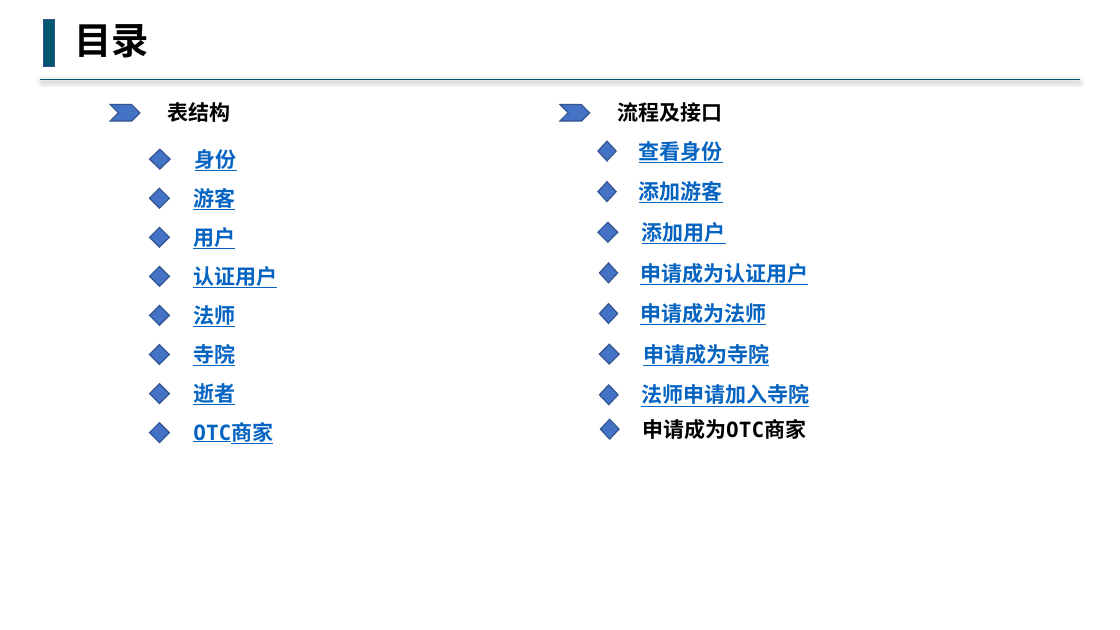
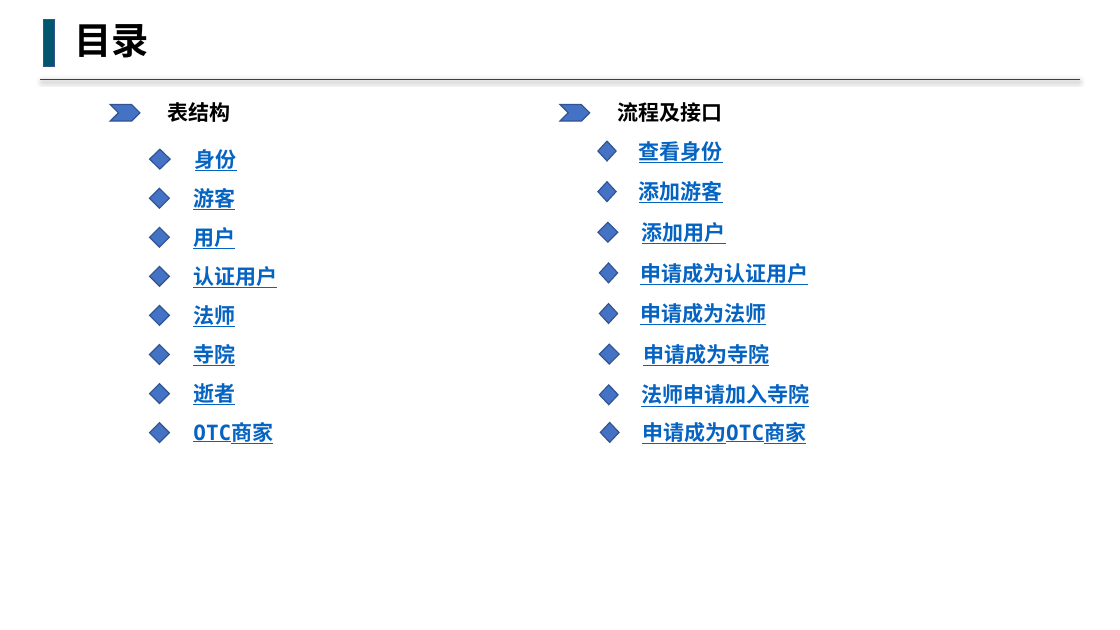
Before and after one commit to buddhachain/buddhaContract, a slide deck: slide 1 of doc/02.身份.pptx. Drawn at 1120x630 pixels with LibreOffice and Linux fonts; fonts in the diff are those of the drawing. Boxes give left, top, right and bottom in pixels: in the first picture for what was removed or moved away, otherwise in the second. Text is boxed around its words. In the diff, an @@ line names an element or a change of style, - is before the commit and + after.

Commit message:
otc商家身份设计

```diff
--- a/doc/02.身份.pptx
+++ b/doc/02.身份.pptx
@@ text "申请成为OTC商家" at box(642, 422, 806, 444): text colour #000000 to #0563C1, underline on @@
@@ diamond: place and size @@
-diamond at box(601, 419, 619, 439)
+diamond at box(601, 423, 619, 443)
```
